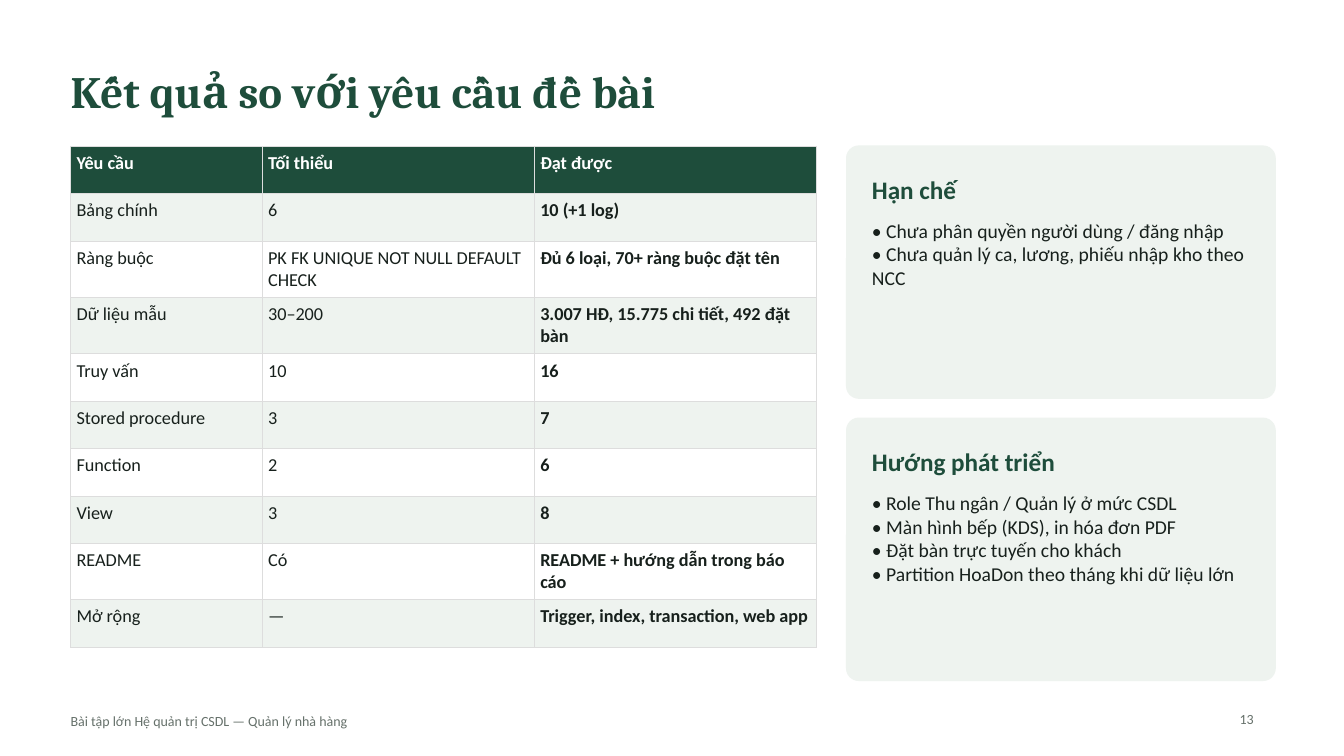
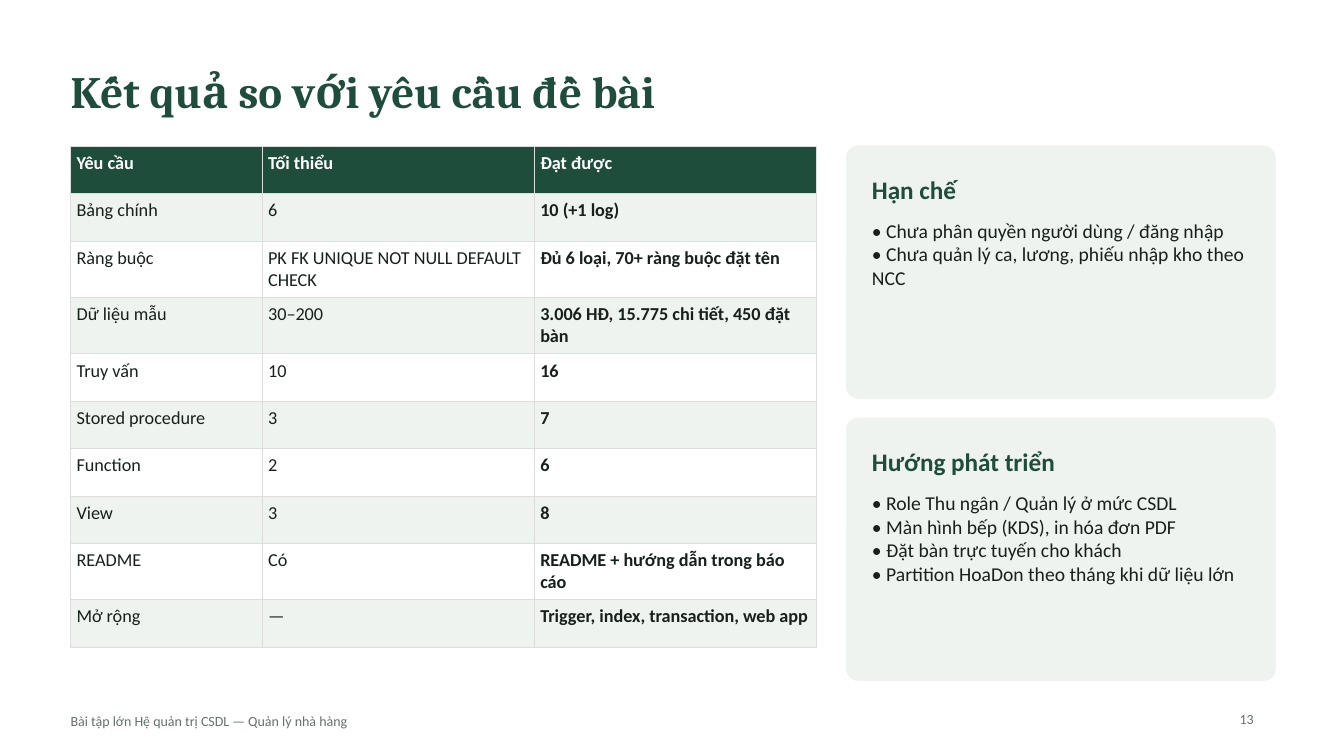
Before and after one commit to segg12345/holymoly, a slide deck: slide 13 of slides/Slides_QuanLyNhaHang.pptx. Drawn at 1344x756 pixels with LibreOffice and Linux fonts; fonts in the diff are those of the drawing. Boxes give left, top, right and bottom in pixels: in the first picture for what was removed or moved away, otherwise in the second. Text is boxed around its words. In the diff, an @@ line names an element or a change of style, - is before the commit and + after.

```diff
--- a/slides/Slides_QuanLyNhaHang.pptx
+++ b/slides/Slides_QuanLyNhaHang.pptx
@@ table at box(71, 146, 817, 629) @@
-row 4, column 3: 3.007 HĐ, 15.775 chi tiết, 492 đặt bàn
+row 4, column 3: 3.006 HĐ, 15.775 chi tiết, 450 đặt bàn
```
Also in this commit, not shown: 1 other slide changed, 10 other files.
